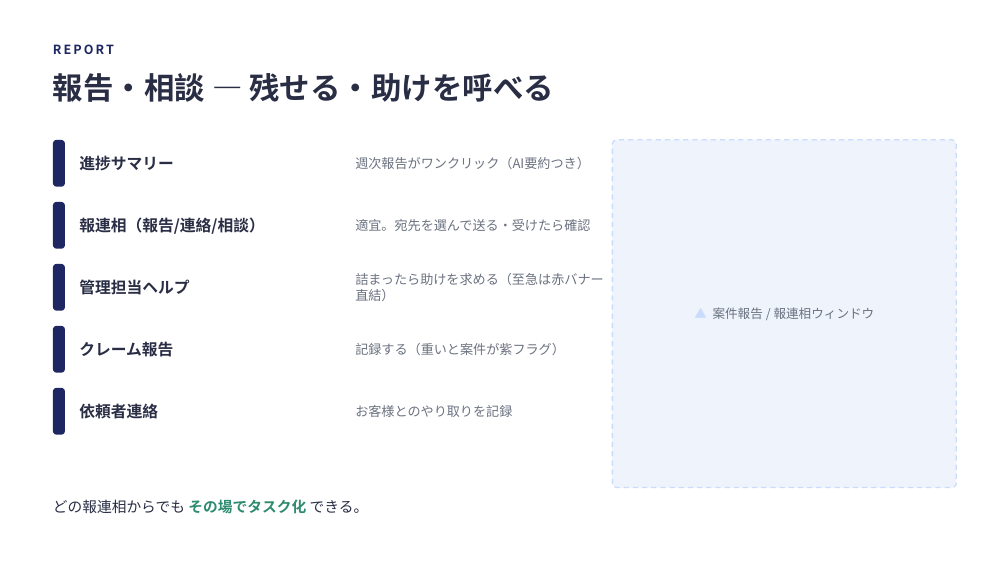
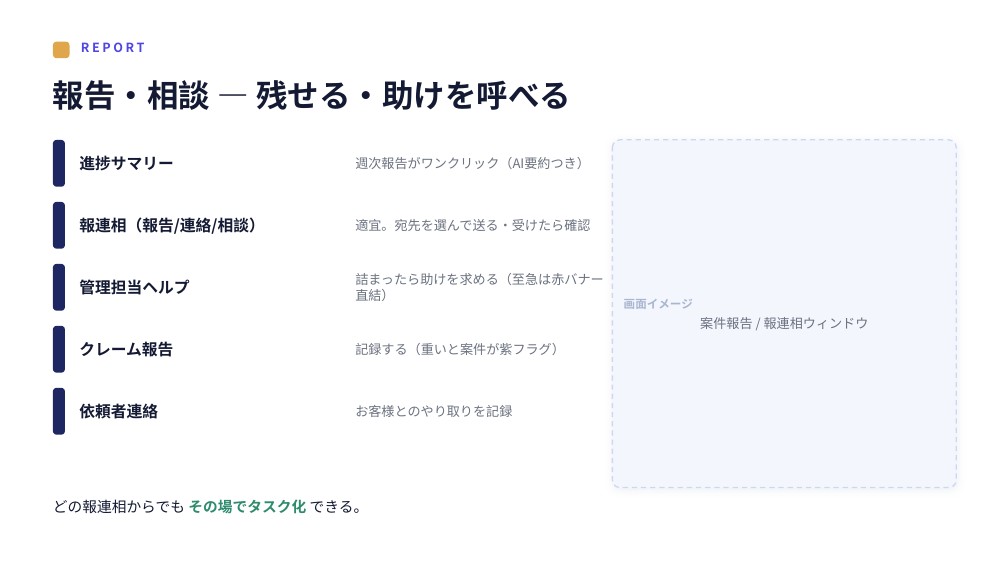
Before and after one commit to IVipcy/SouzokPlatform, a slide deck: slide 15 of docs/新システム移行説明会_rev2.pptx. Drawn at 1008x567 pixels with LibreOffice and Linux fonts; fonts in the diff are those of the drawing. Boxes give left, top, right and bottom in pixels: in the first picture for what was removed or moved away, otherwise in the second. Text is boxed around its words. In the diff, an @@ line names an element or a change of style, - is before the commit and + after.

Commit message:
移行説明会rev2 デザイン刷新：テキスト羅列をやめ、feature系スライドを「番号タイル＋ポイントカード」に。全カードにソフトシャドウ、見出しはゴールドアクセント＋インディゴのキッカー、画面イメージ枠も角丸＋影で整理。共通ヘルパー刷新で全22枚を一括底上げ。

```diff
--- a/docs/新システム移行説明会_rev2.pptx
+++ b/docs/新システム移行説明会_rev2.pptx
@@ rounded rectangle added at <box>53,42,70,58</box>, fill #E0A64B @@
@@ text "REPORT": place and size @@
-text "REPORT" at <box>53,44,114,54</box>
+text "REPORT" at <box>81,42,145,52</box>
@@ text "REPORT" at <box>81,42,145,52</box>: text colour #1E2761 to #4F46E5, letter spacing 2 to 2.5 pt @@
@@ text "報告・相談 — 残せる・助けを呼べる": place and size @@
-text "報告・相談 — 残せる・助けを呼べる" at <box>53,73,554,102</box>
+text "報告・相談 — 残せる・助けを呼べる" at <box>53,80,571,110</box>
@@ text "報告・相談 — 残せる・助けを呼べる" at <box>53,80,571,110</box>: size 29 to 30 pt, text colour #2A2E45 to #141A33 @@
@@ rounded rectangle added at <box>613,140,957,488</box>, fill #F3F6FD, outline #CDD8EE 1.25 pt dashed @@
@@ text "画面イメージ 案件報告 / 報連相ウィンドウ": place and size @@
-text "画面イメージ 案件報告 / 報連相ウィンドウ" at <box>613,140,957,488</box>
+text "画面イメージ 案件報告 / 報連相ウィンドウ" at <box>624,299,869,329</box>
@@ text "画面イメージ 案件報告 / 報連相ウィンドウ" at <box>624,299,869,329</box>: fill #EEF3FC to none; outline #CADCFC 1.25 pt dashed to none @@
@@ text at <box>624,299,869,329</box>: text changed; size 12 to 12.5 pt @@
-▲ 案件報告 / 報連相ウィンドウ
+画面イメージ
+案件報告 / 報連相ウィンドウ
@@ text colour #2A2E45 to #141A33 in 5 elements at <box>79,155,173,171</box>, <box>79,217,264,234</box>, <box>79,279,189,295</box>, <box>79,341,173,357</box>, <box>79,403,158,419</box> @@
@@ text "どの報連相からでも その場でタスク化 できる。" at <box>53,499,369,514</box>: text colour #2A2E45 to #141A33 in "どの報連相からでも できる。" @@
```
Also in this commit, not shown: 21 other slides changed.
